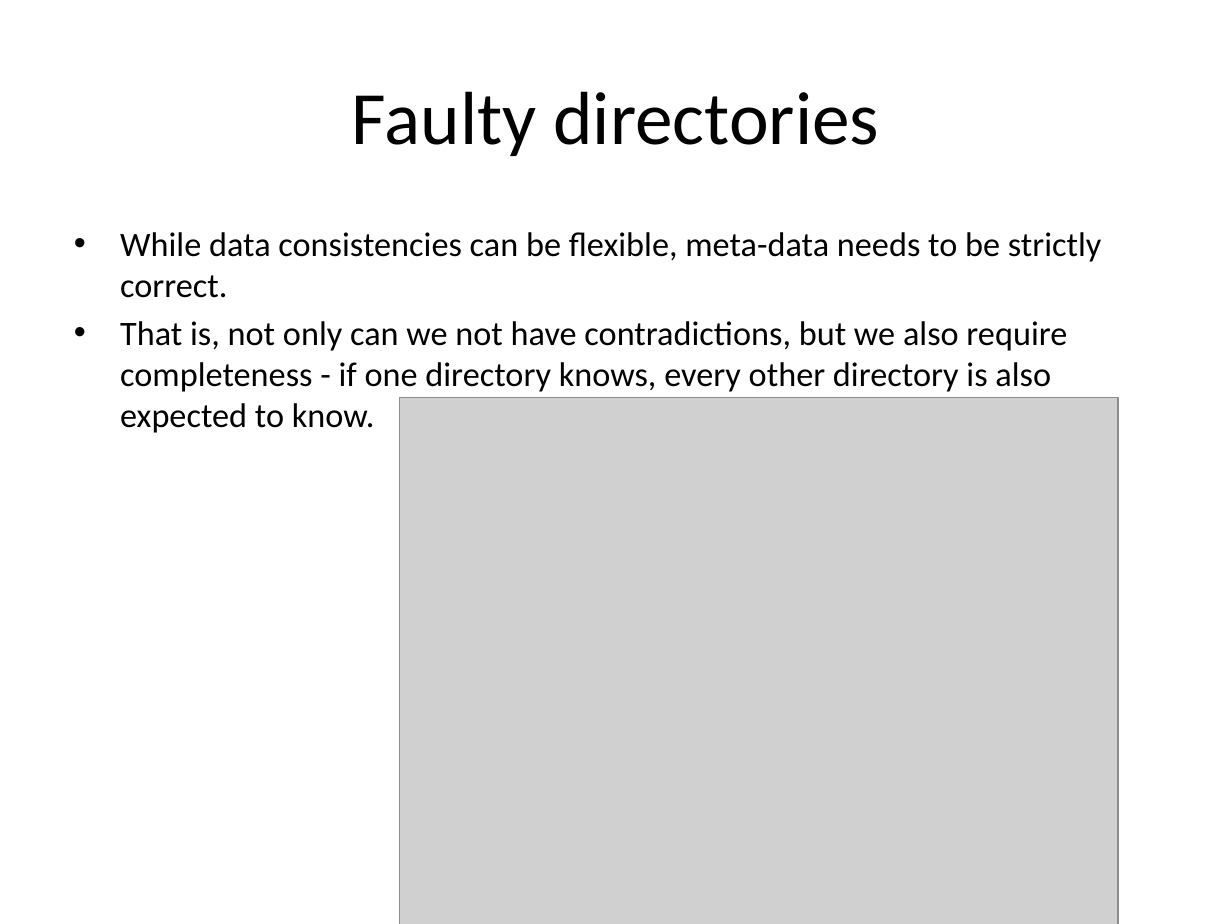
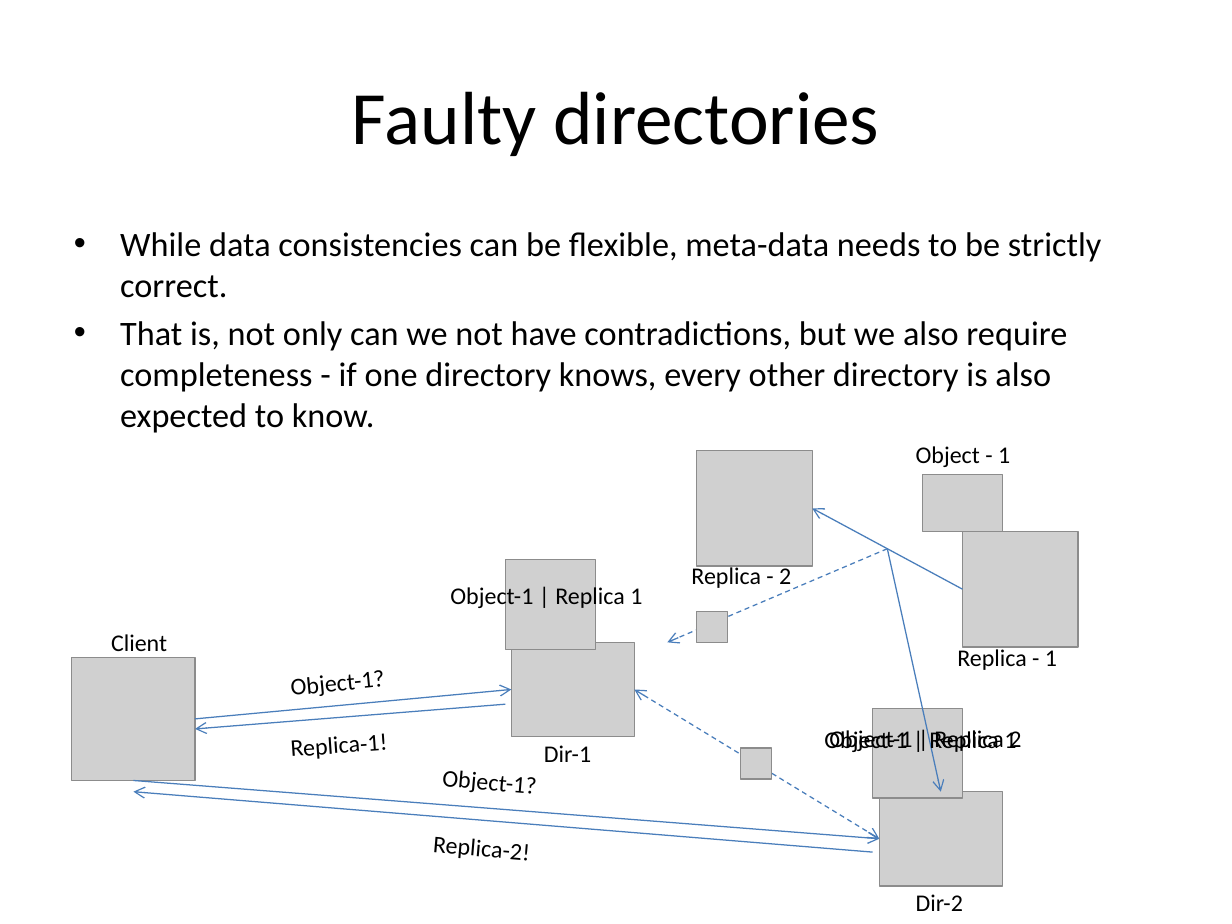
Before and after one commit to Slania/JPaxos-1, a slide deck: slide 4 of Paxos based directory updates for geo-replicated cloud storage.pptx. Drawn at 1232x924 pixels with LibreOffice and Linux fonts; fonts in the diff are those of the drawing; grey boxes stand for pictures. Boxes give left, top, right and bottom in pixels: in the first picture for what was removed or moved away, otherwise in the second. Text is boxed around its words. In the diff, an @@ line names an element or a change of style, - is before the commit and + after.

```diff
--- a/Paxos based directory updates for geo-replicated cloud storage.pptx
+++ b/Paxos based directory updates for geo-replicated cloud storage.pptx
@@ picture removed at <box>399,398,1117,924</box> @@
@@ text added at <box>916,446,1010,467</box>, 14 pt, text #000000 @@
+Object - 1
@@ picture added at <box>697,451,813,567</box> @@
@@ picture added at <box>923,474,1003,531</box> @@
@@ arrow added from (962, 589) to (812, 509), #4B7EBC 0.75 pt @@
@@ picture added at <box>962,531,1078,647</box> @@
@@ picture added at <box>505,559,595,649</box> @@
@@ arrow added from (887, 548) to (668, 642), #4B7EBC 0.75 pt dashed @@
@@ text added at <box>691,563,791,590</box>, 14 pt, text #000000 @@
+Replica - 2
@@ arrow added from (887, 548) to (941, 792), #4B7EBC 0.75 pt @@
@@ text added at <box>450,584,642,611</box>, 14 pt, text #000000 @@
+Object-1 | Replica 1
@@ picture added at <box>697,611,728,642</box> @@
@@ picture added at <box>71,658,195,781</box> @@
@@ text added at <box>111,634,167,658</box>, 14 pt, text #000000 @@
+Client
@@ picture added at <box>511,642,634,737</box> @@
@@ text added at <box>957,646,1057,670</box>, 14 pt, text #000000 @@
+Replica - 1
@@ text added at <box>291,670,385,701</box>, 14 pt, text #000000 @@
+Object-1?
@@ arrow added from (195, 719) to (511, 690), #4B7EBC 0.75 pt @@
@@ arrow added from (505, 705) to (195, 729), #4B7EBC 0.75 pt @@
@@ double arrow added from (634, 690) to (880, 839), #4B7EBC 0.75 pt dashed @@
@@ picture added at <box>872,708,962,798</box> @@
@@ text added at <box>291,733,388,759</box>, 14 pt, text #000000 @@
+Replica-1!
@@ text added at <box>544,745,591,762</box>, 14 pt, text #000000 @@
+Dir-1
@@ picture added at <box>740,748,771,779</box> @@
@@ text added at <box>824,728,907,755</box>, 14 pt, text #000000 @@
+Object-1 | Replica 1
@@ text added at <box>829,727,1021,755</box>, 14 pt, text #000000 @@
+Object-1 | Replica 2
@@ text added at <box>442,770,536,794</box>, 14 pt, text #000000 @@
+Object-1?
@@ arrow added from (133, 781) to (880, 839), #4B7EBC 0.75 pt @@
@@ arrow added from (872, 853) to (133, 792), #4B7EBC 0.75 pt @@
@@ picture added at <box>880,792,1003,887</box> @@
@@ text added at <box>433,837,530,861</box>, 14 pt, text #000000 @@
+Replica-2!
@@ text added at <box>916,894,963,911</box>, 14 pt, text #000000 @@
+Dir-2
```
Also in this commit, not shown: 1 other slide changed, 2 other files.
